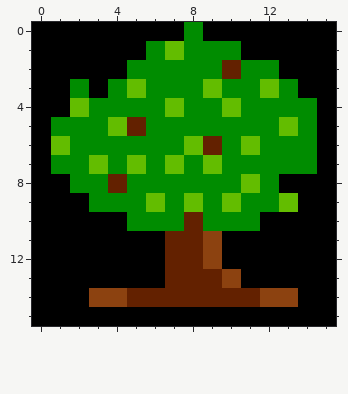
Pixel-art sprite -- src/main/resources/com/threeamigos/foresta/img/mappa/Foresta.gif. The picture above is the old version.
The file is 32x32 pixels, drawn in blocks of 2x2; one block is one cell here.
The result:
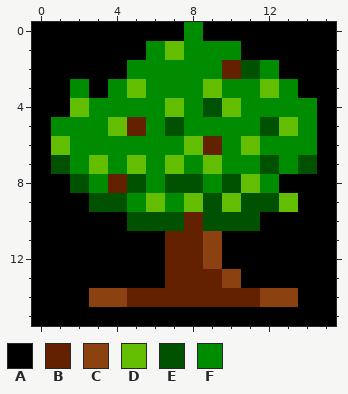
Palette (. is transparent): A #000000  B #632100  C #8c4210  D #63bd00  E #005200  F #008c00
The edit:
y 2: x 11 F -> E
y 4: x 9 F -> E
y 5: x 7 F -> E; x 12 F -> E
y 7: x 1 F -> E; x 12 F -> E; x 14 F -> E
y 8: x 2 F -> E; x 5 F -> E; x 7..8 FF -> EE; x 10 F -> E
y 9: x 3..4 FF -> EE; x 9 F -> E; x 11..12 FF -> EE
y 10: x 5..7 FFF -> EEE; x 9..11 FFF -> EEE
Changed places in both pictures, as pixel boxes (x1, y1, x2, y2):
changed: (51, 60, 317, 231)
